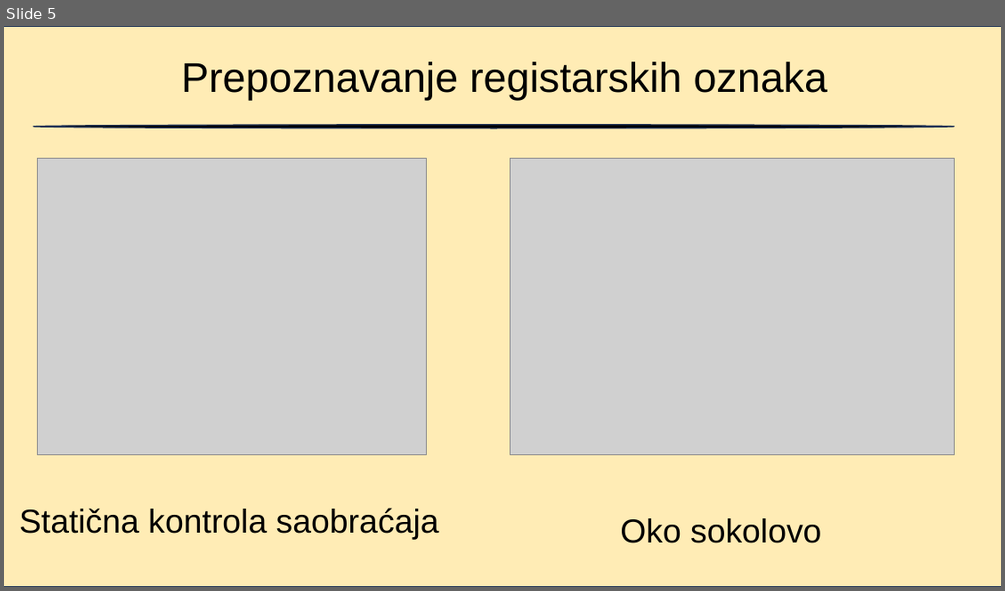
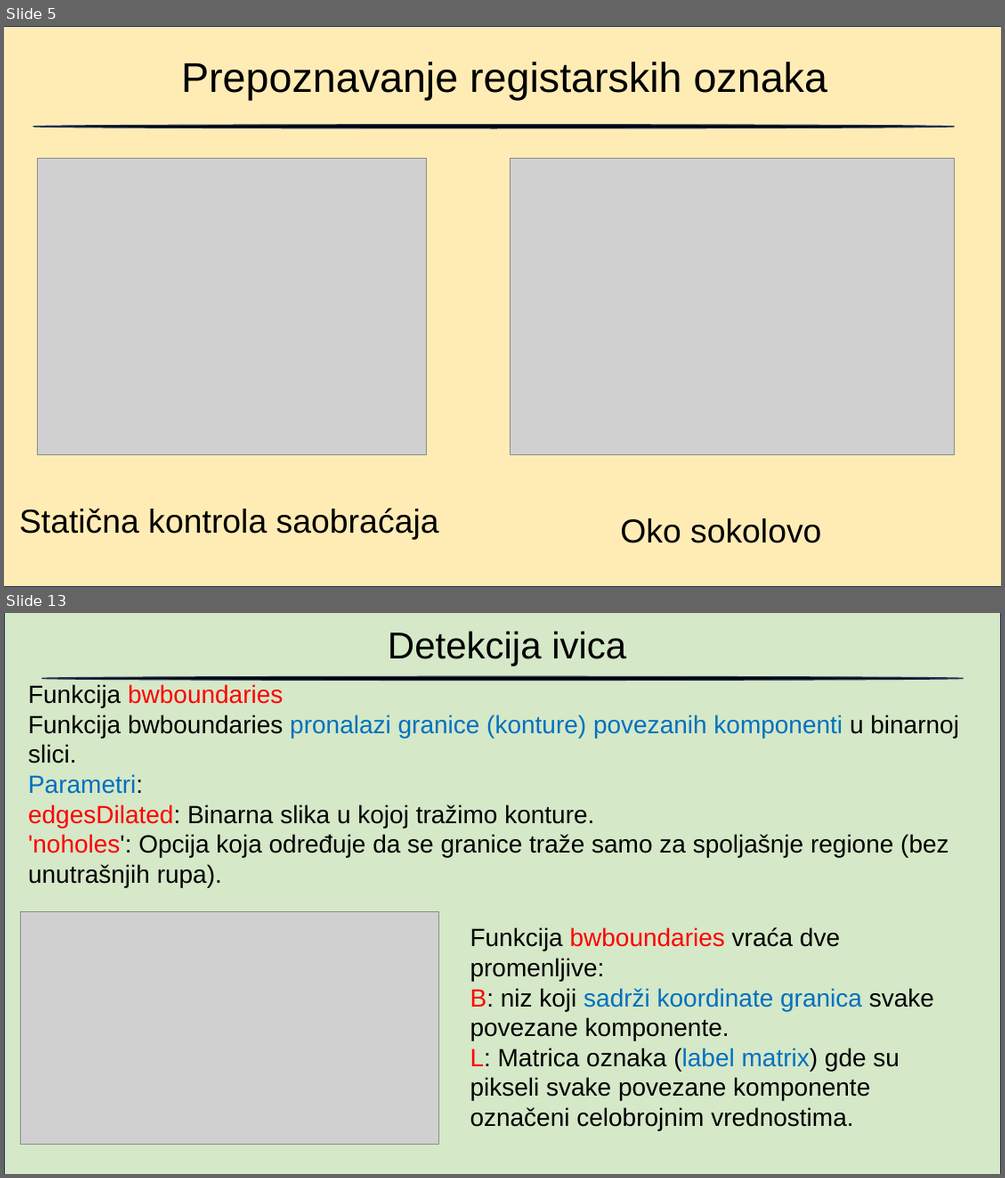
Before and after one commit to blizanac76/RegistrationNumberRecognition, a slide deck: Prepoznavanje.pptx. Shown one above the other, each under a label of ours: slide 5 before the commit, slides 5 and 13 after it; the slides between them are not shown. The pictures are 1005x591 and 1005x1178 pixels, drawn with LibreOffice and Linux fonts; fonts in the diff are those of the drawing; grey boxes stand for pictures. Boxes give left, top, right and bottom in pixels: in the first picture for what was removed or moved away, otherwise in the second. Text is boxed around its words. In the diff, an @@ line names an element or a change of style, - is before the commit and + after.

```diff
--- a/Prepoznavanje.pptx
+++ b/Prepoznavanje.pptx
@@ slide 13 added at (x1=4, y1=613, x2=1001, y2=1174), background #FFFFFF @@
@@ rectangle added at (x1=4, y1=613, x2=1001, y2=1174), fill #A9D18E at 48% opacity, outline #1E3256 1 pt @@
@@ text added at (x1=388, y1=631, x2=626, y2=666), 36 pt, text #000000 @@
+Detekcija ivica
@@ text added at (x1=28, y1=684, x2=959, y2=887), 24 pt, text #000000 @@
+Funkcija bwboundaries
+Funkcija bwboundaries pronalazi granice (konture) povezanih komponenti u binarnoj slici.
+Parametri:
+edgesDilated: Binarna slika u kojoj tražimo konture.
+'noholes': Opcija koja određuje da se granice traže samo za spoljašnje regione (bez unutrašnjih rupa).
@@ ellipse added at (x1=42, y1=676, x2=963, y2=681), fill #000000, outline #1E3256 1 pt @@
@@ picture added at (x1=20, y1=911, x2=438, y2=1143) @@
@@ text added at (x1=470, y1=927, x2=934, y2=1130), 24 pt, text #000000 @@
+Funkcija bwboundaries vraća dve promenljive:
+B: niz koji sadrži koordinate granica svake povezane komponente.
+L: Matrica oznaka (label matrix) gde su pikseli svake povezane komponente označeni celobrojnim vrednostima.
```
Also in this commit, not shown: 1 slide changed, 14 other slides added, 1 other file.
